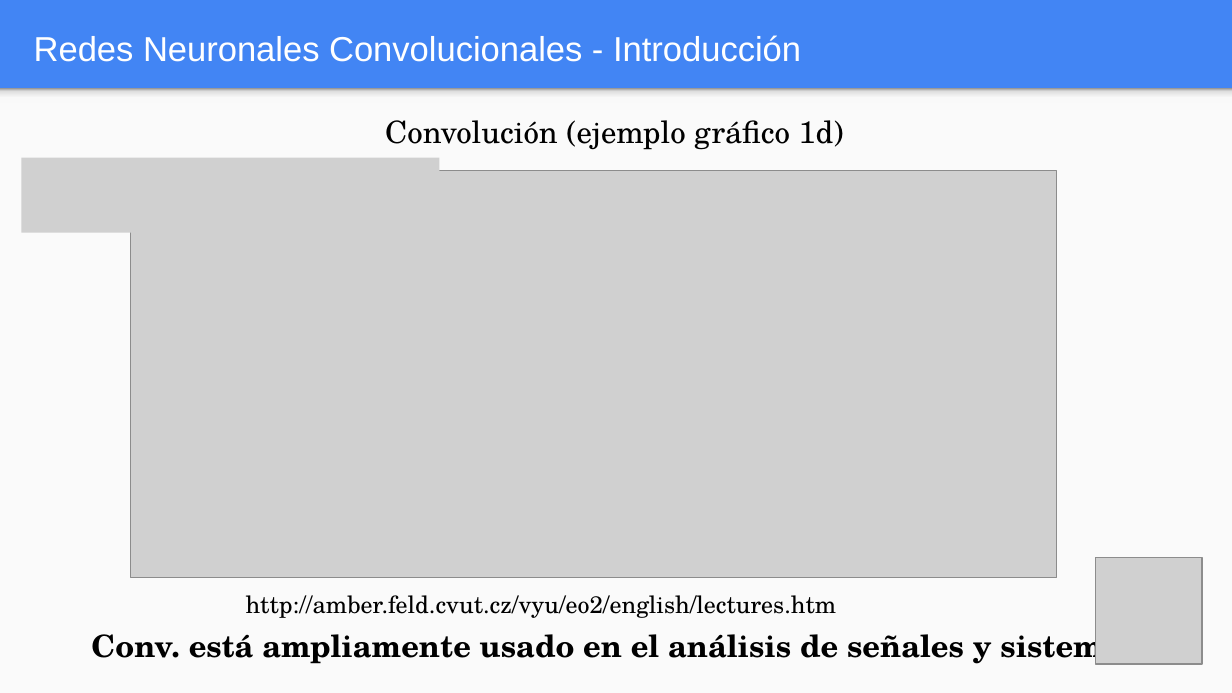
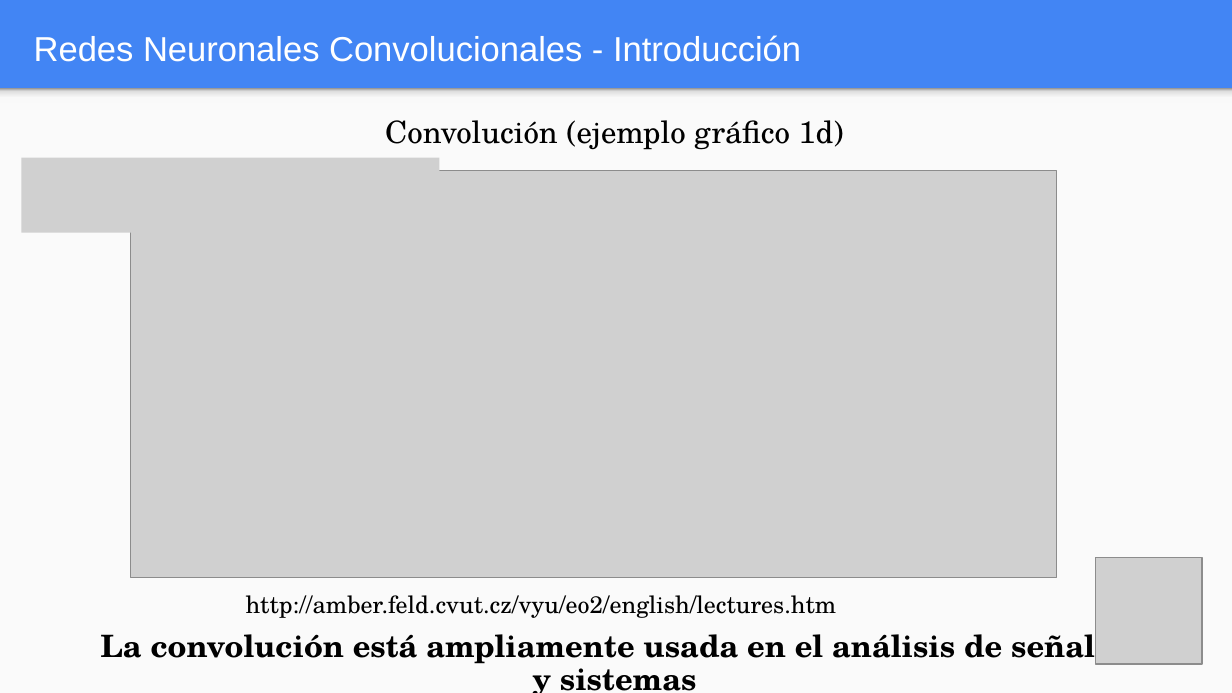
Before and after one commit to FIUBA-Posgrado-Inteligencia-Artificial/aprendizaje_profundo, a slide deck: slide 7 of clase_5/teoria/Clase_5.pptx. Drawn at 1232x693 pixels with LibreOffice and Linux fonts; fonts in the diff are those of the drawing; grey boxes stand for pictures. Boxes give left, top, right and bottom in pixels: in the first picture for what was removed or moved away, otherwise in the second. Text is boxed around its words. In the diff, an @@ line names an element or a change of style, - is before the commit and + after.

```diff
--- a/clase_5/teoria/Clase_5.pptx
+++ b/clase_5/teoria/Clase_5.pptx
@@ text at bbox=[101, 625, 1128, 691]: text changed @@
-Conv. está ampliamente usado en el análisis de señales y sistemas
+La convolución está ampliamente usada en el análisis de señales y sistemas
```
Also in this commit, not shown: 16 other slides changed, 1 slide added, 1 slide removed, 1 other file.
